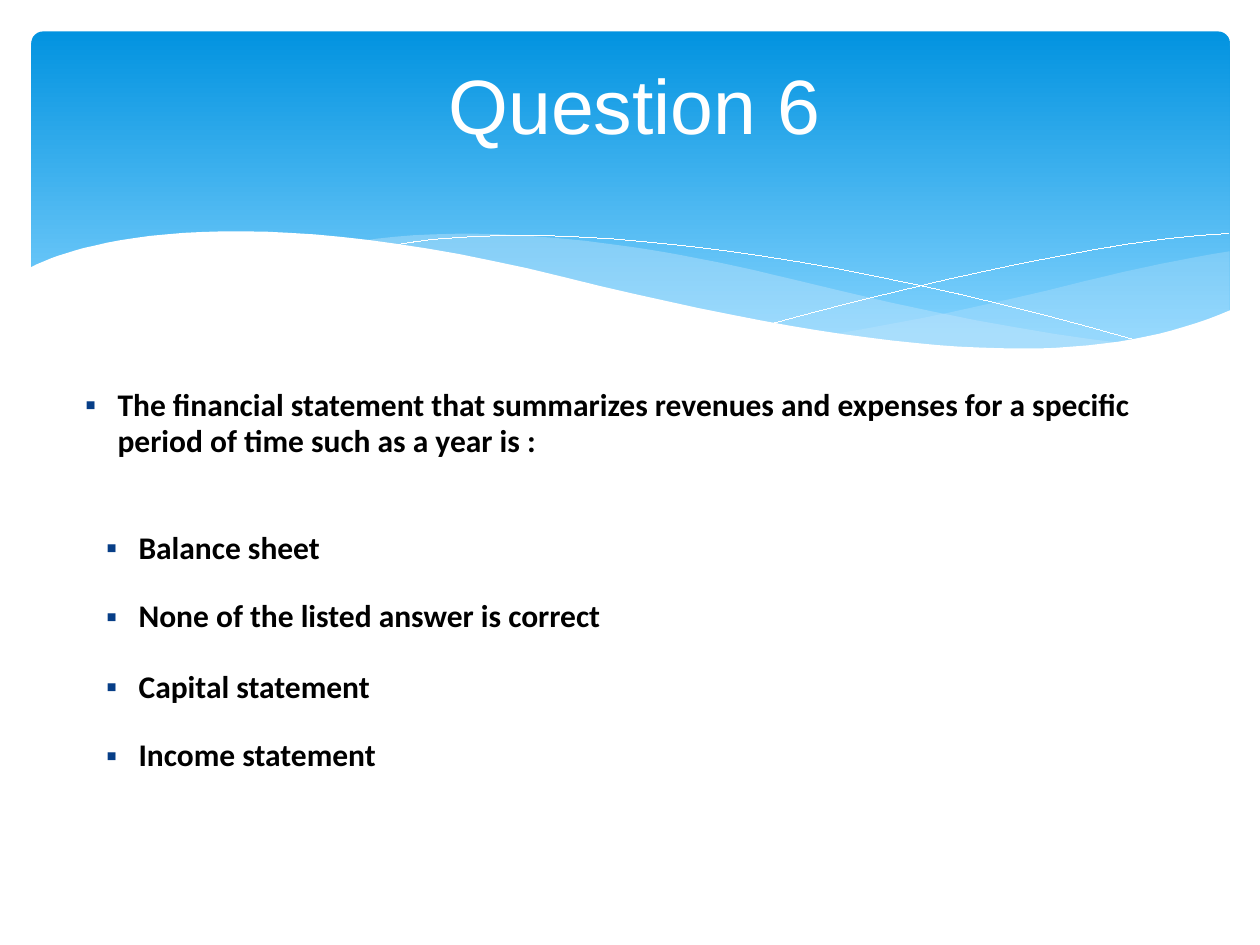
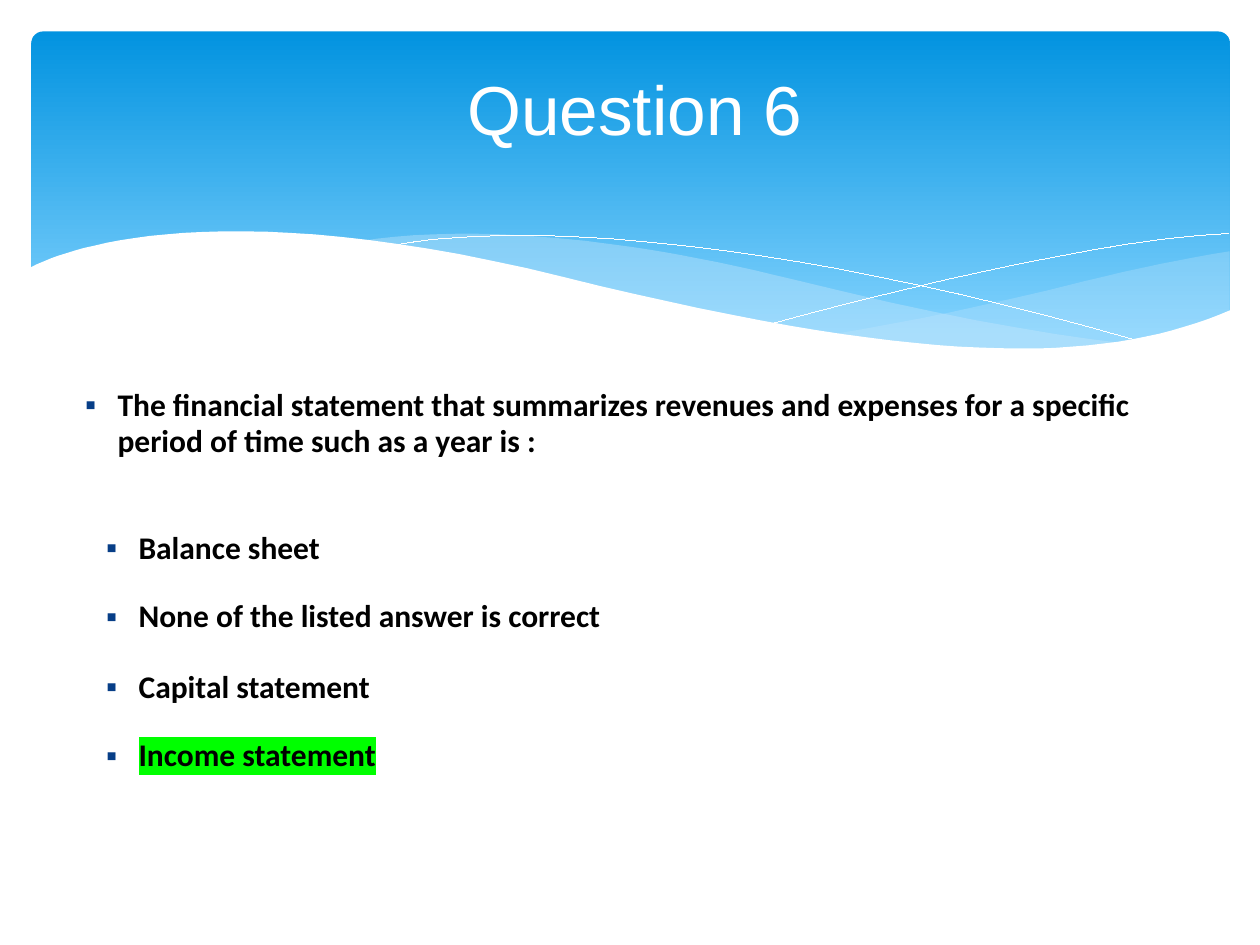
Before and after one commit to ediziks/EPITA-DSA-Notes, a slide deck: slide 8 of Finance/FITM - Finance quiz.pptx. Drawn at 1260x945 pixels with LibreOffice and Linux fonts; fonts in the diff are those of the drawing. Boxes give left, top, right and bottom in pixels: in the first picture for what was removed or moved away, otherwise in the second. Text is boxed around its words. In the diff, an @@ line names an element or a change of style, - is before the commit and + after.

```diff
--- a/Finance/FITM - Finance quiz.pptx
+++ b/Finance/FITM - Finance quiz.pptx
@@ title "Question 6" at (x1=467, y1=85, x2=803, y2=148): size 44 to 39.6 pt @@
@@ text "Income statement" at (x1=139, y1=745, x2=375, y2=767): highlight none to #00FF00 @@
```
Also in this commit, not shown: 12 other slides changed, 1 other file.
